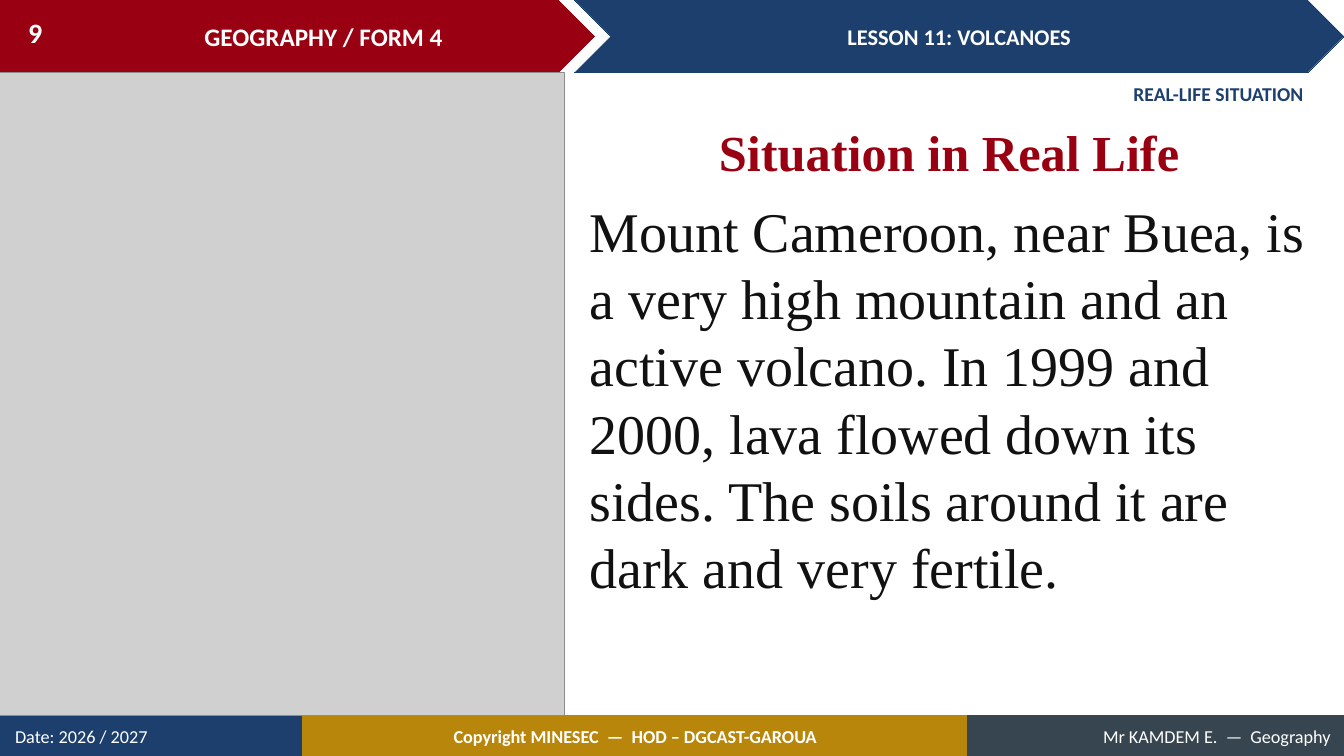
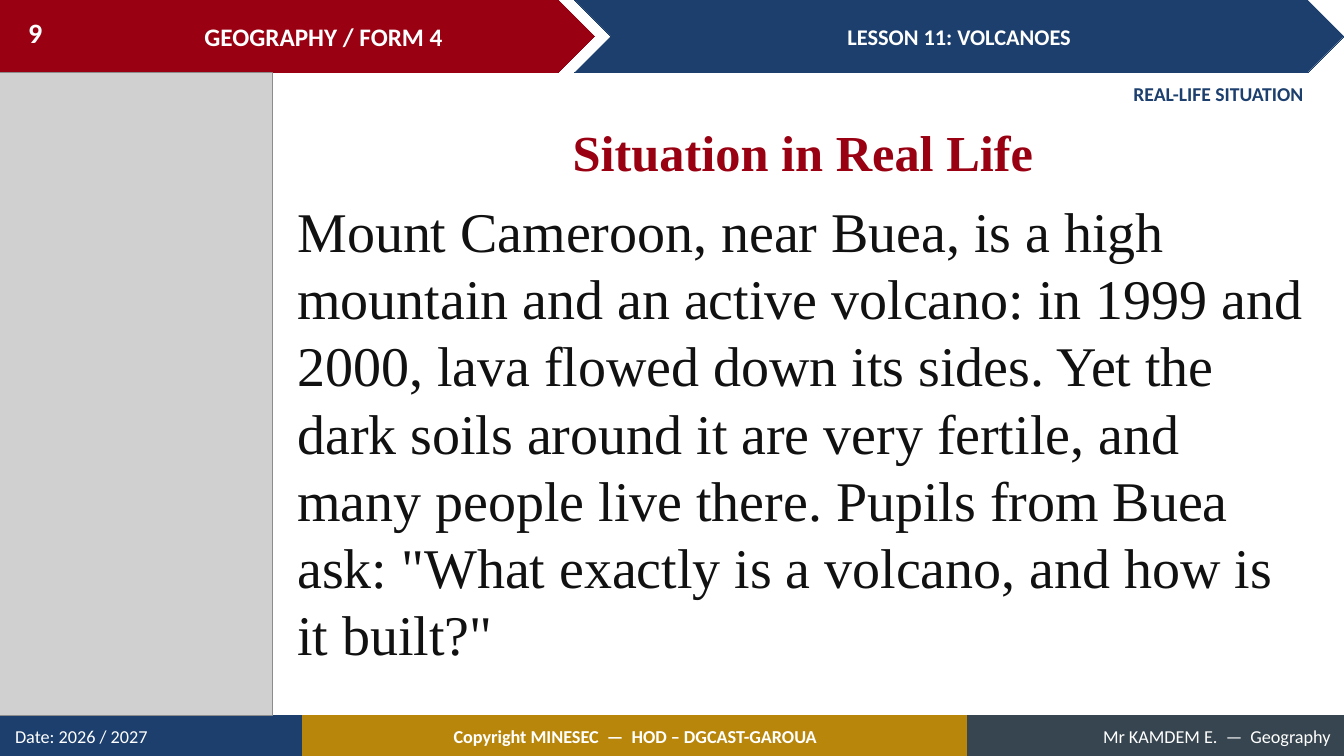
Before and after one commit to Berthautk/linea-github, a slide deck: slide 9 of lecons/F3/14_FORM4_LESSON11_Volcanoes.pptx. Drawn at 1344x756 pixels with LibreOffice and Linux fonts; fonts in the diff are those of the drawing; grey boxes stand for pictures. Boxes give left, top, right and bottom in pixels: in the first picture for what was removed or moved away, otherwise in the second. Text is boxed around its words. In the diff, an @@ line names an element or a change of style, - is before the commit and + after.

```diff
--- a/lecons/F3/14_FORM4_LESSON11_Volcanoes.pptx
+++ b/lecons/F3/14_FORM4_LESSON11_Volcanoes.pptx
@@ picture: place and size @@
-picture at [0,73,565,716]
+picture at [0,73,272,716]
@@ text "Situation in Real Life": place and size @@
-text "Situation in Real Life" at [719,135,1179,172]
+text "Situation in Real Life" at [573,135,1033,172]
@@ text at [297,213,1303,656]: text changed @@
-Mount Cameroon, near Buea, is a very high mountain and an active volcano. In 1999 and 2000, lava flowed down its sides. The soils around it are dark and very fertile.
+Mount Cameroon, near Buea, is a high mountain and an active volcano: in 1999 and 2000, lava flowed down its sides. Yet the dark soils around it are very fertile, and many people live there. Pupils from Buea ask: "What exactly is a volcano, and how is it built?"
```
Also in this commit, not shown: 21 other slides changed, 9 slides added, 2 slides removed, 8 other files.
